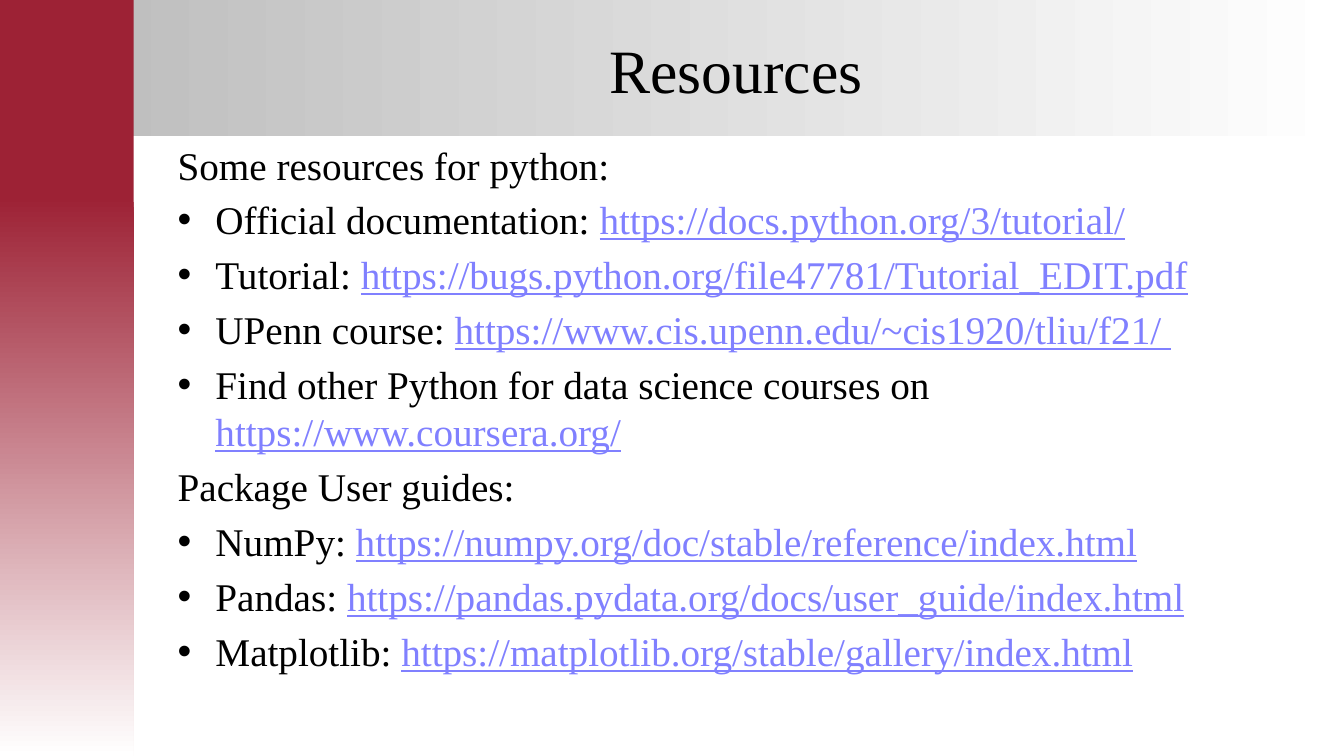
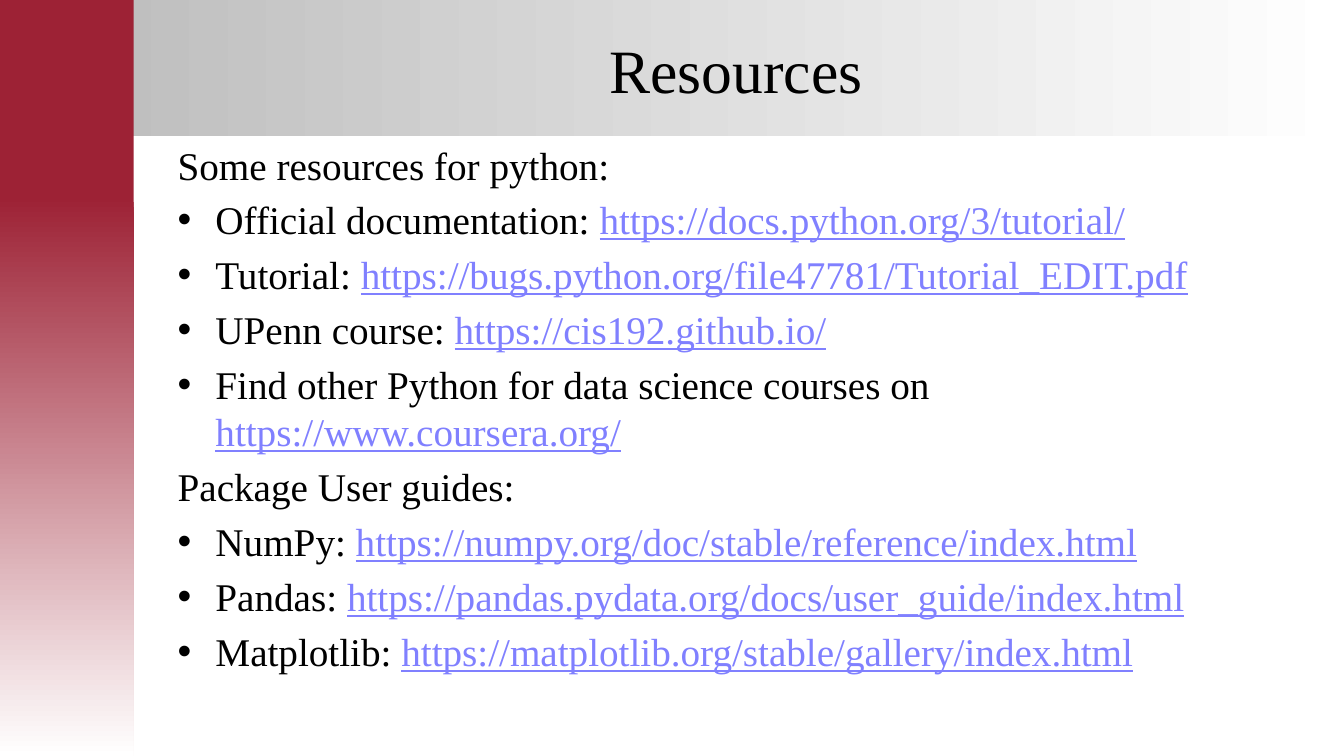
Before and after one commit to karuna-bhaila/mdas_python, a slide deck: slide 72 of LearningPython.pptx. Drawn at 1344x756 pixels with LibreOffice and Linux fonts; fonts in the diff are those of the drawing; background and template pictures are left out. Boxes give left, top, right and bottom in pixels: in the first picture for what was removed or moved away, otherwise in the second. Text is boxed around its words. In the diff, an @@ line names an element or a change of style, - is before the commit and + after.

```diff
--- a/LearningPython.pptx
+++ b/LearningPython.pptx
@@ text at box(215, 317, 827, 352): text changed @@
-• UPenn course: https://www.cis.upenn.edu/~cis1920/tliu/f21/
+• UPenn course: https://cis192.github.io/
```
Also in this commit, not shown: 1 other file.
